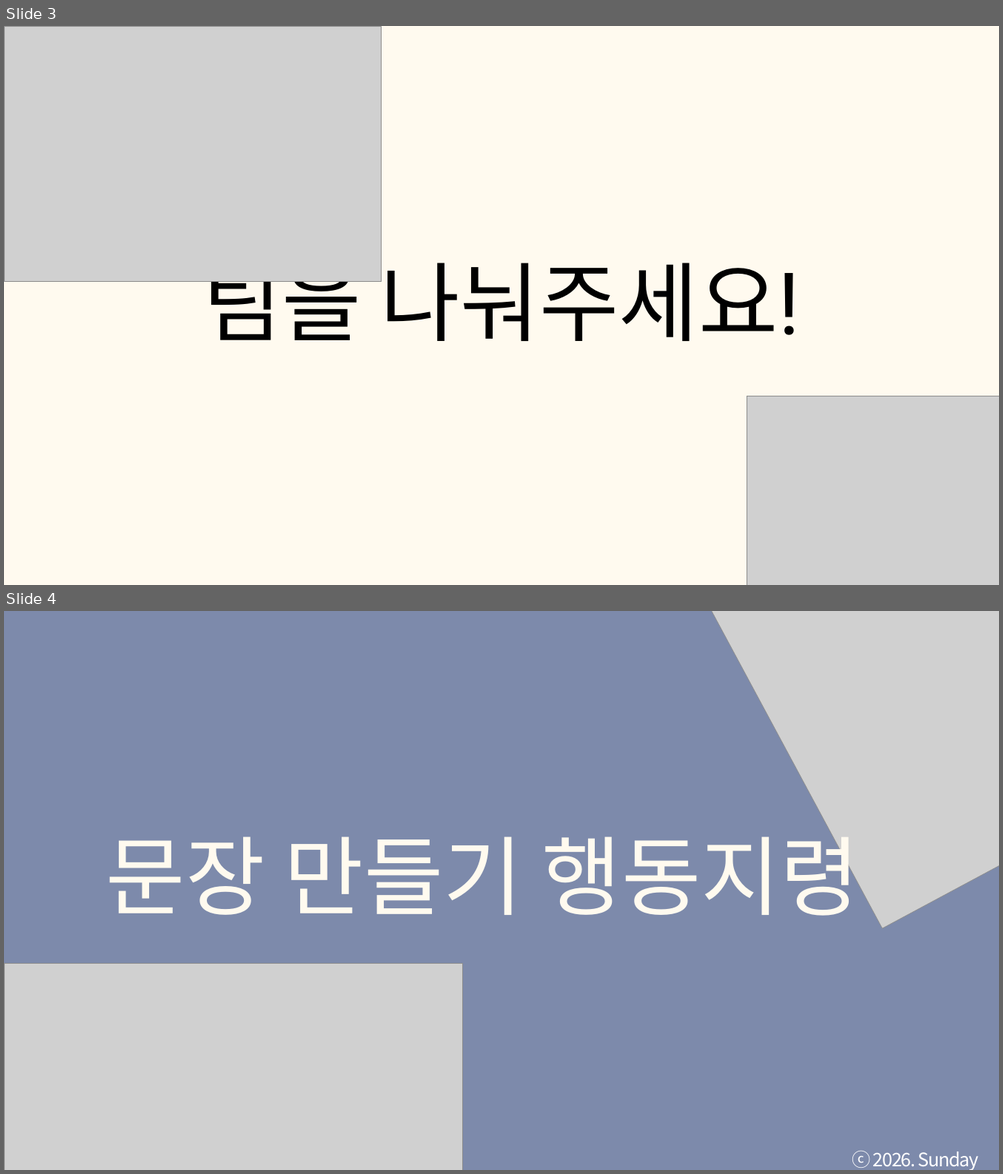
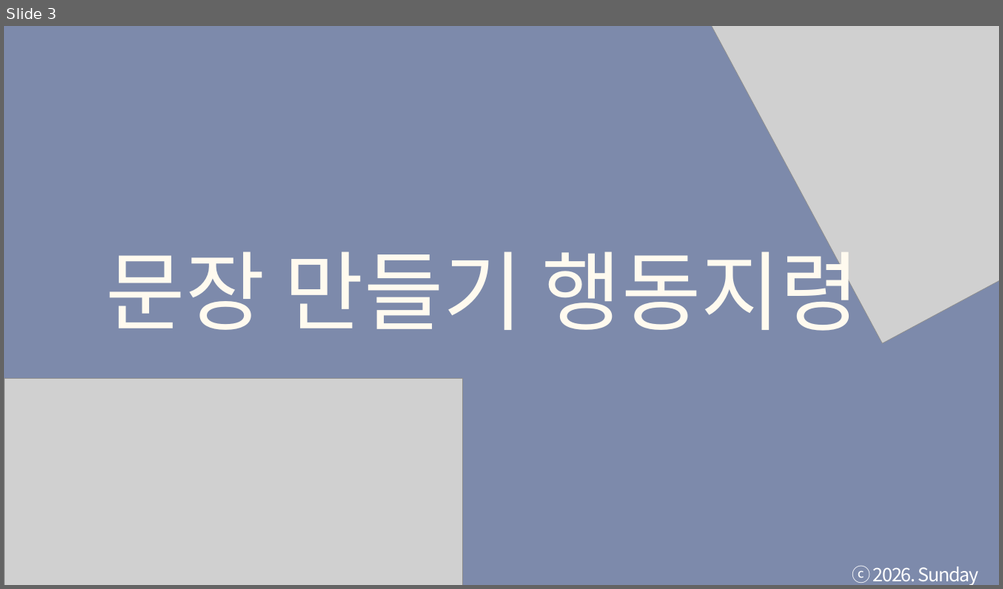
Before and after one commit to tkdgns25300/sunday_play, a slide deck: public/downloads/games/action-command/rules.pptx. Shown one above the other, each under a label of ours: slides 3 and 4 before the commit, slide 3 after it. The pictures are 1003x1174 and 1003x589 pixels, drawn with LibreOffice and Linux fonts; fonts in the diff are those of the drawing; grey boxes stand for pictures. Boxes give left, top, right and bottom in pixels: in the first picture for what was removed or moved away, otherwise in the second. Text is boxed around its words. In the diff, an @@ line names an element or a change of style, - is before the commit and + after.

```diff
--- a/public/downloads/games/action-command/rules.pptx
+++ b/public/downloads/games/action-command/rules.pptx
@@ slide 3 removed at <box>4,26,999,585</box>, background #FFFAEF @@
@@ picture removed at <box>4,26,381,281</box> @@
@@ text removed at <box>202,247,800,356</box> @@
-팀을 나눠주세요!
@@ picture removed at <box>746,397,999,585</box> @@
@@ what was slide 4 is now slide 3 @@
```
Also in this commit, not shown: 1 other file.
